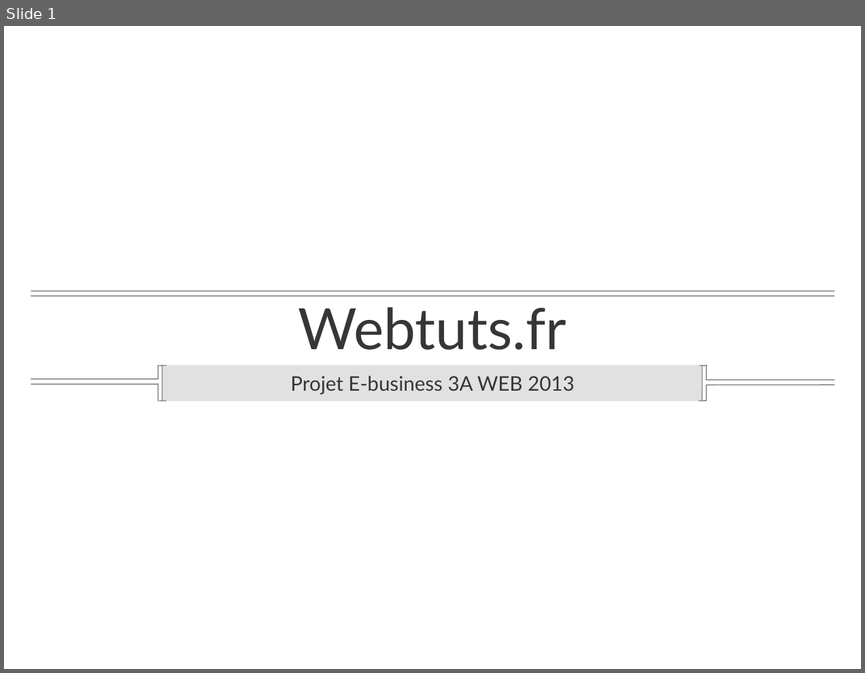
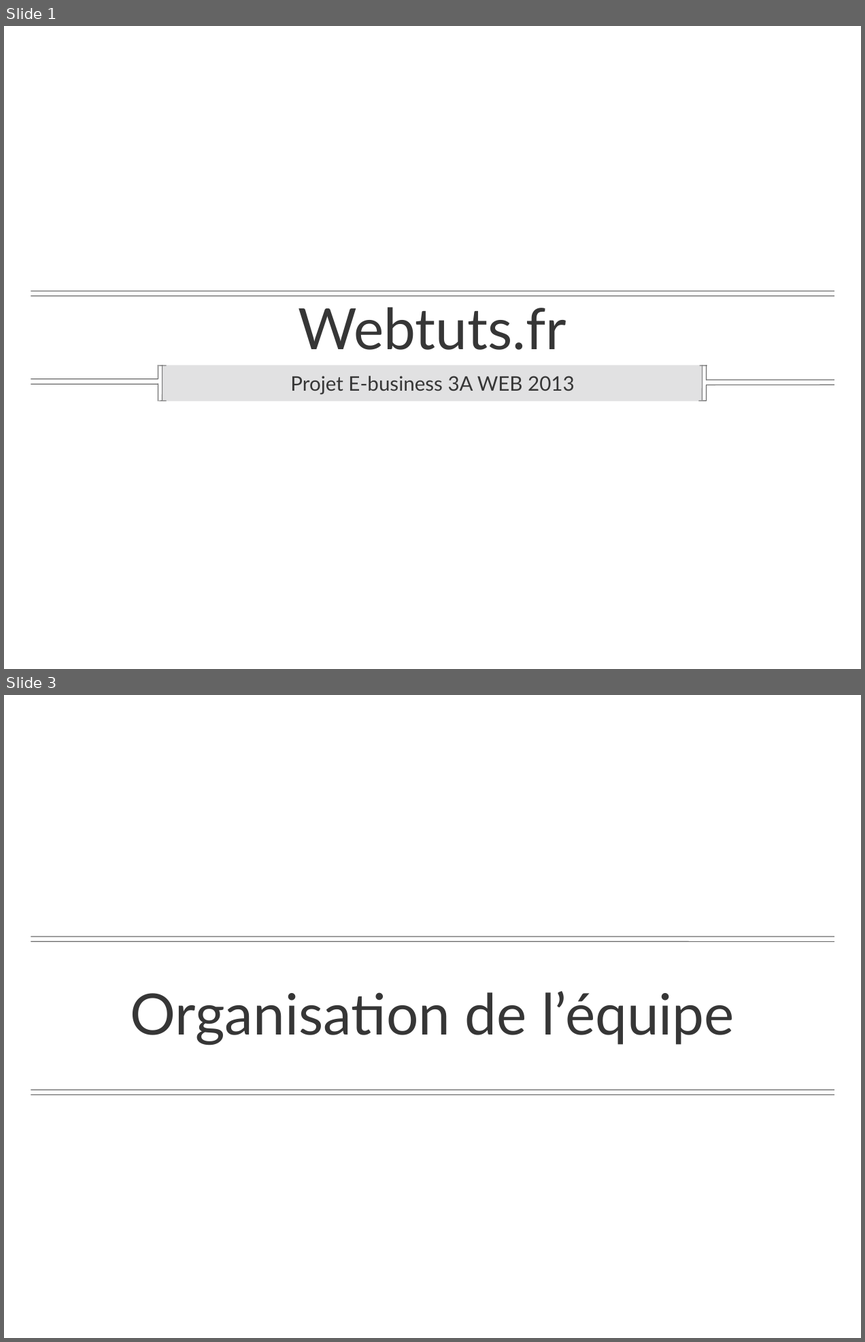
Before and after one commit to fitzlucassen/Webtuts.fr, a slide deck: documents/blog.ppt. Shown one above the other, each under a label of ours: slide 1 before the commit, slides 1 and 3 after it; the slides between them are not shown. The pictures are 865x673 and 865x1342 pixels, drawn with LibreOffice and Linux fonts; fonts in the diff are those of the drawing; background and template pictures are left out. Boxes give left, top, right and bottom in pixels: in the first picture for what was removed or moved away, otherwise in the second. Text is boxed around its words. In the diff, an @@ line names an element or a change of style, - is before the commit and + after.

```diff
--- a/documents/blog.ppt
+++ b/documents/blog.ppt
@@ slide 3 added at (4, 695, 861, 1338), background picture (left out) @@
@@ line added from (834, 936) to (31, 936), #6D6D6D 0.99 pt @@
@@ line added from (834, 941) to (31, 941), #6D6D6D 0.99 pt @@
@@ title added at (130, 991, 734, 1045), 68 pt, text #363636 @@
+Organisation de l’équipe
@@ line added from (834, 1089) to (31, 1089), #6D6D6D 0.99 pt @@
@@ line added from (834, 1094) to (31, 1094), #6D6D6D 0.99 pt @@
```
Also in this commit, not shown: 3 slides changed, 5 other slides added, 4 slides removed, 3 other files.
